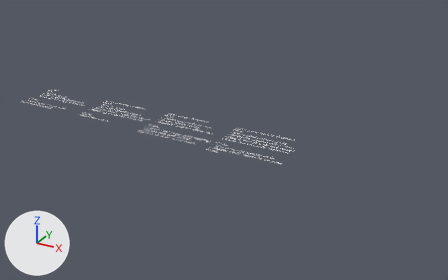
Before and after pictures for a commit that changed the OBJ model GODOT - HexDisplacement/Displacement/InfoMeshes.obj.
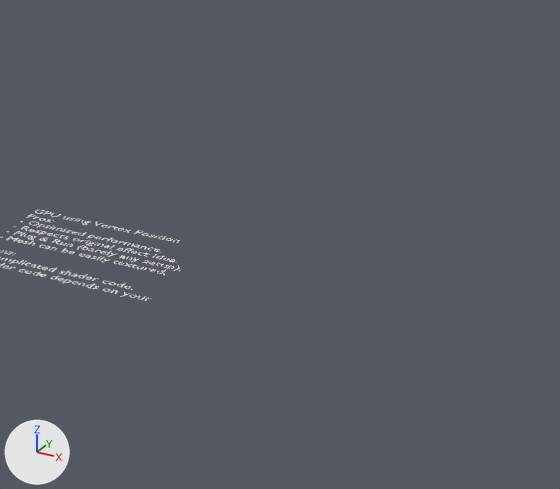
Each version appears first whole from a 50 mm camera at (29.8, -44.4, 20.4) aimed at (4.8, 0.9, -2.3), and next in a close-up on the part from 50% to 100% of the width and 15% to 86% of the height. Lighting does not change. The marker at lower left points along +X, +Y and +Z. Where no turn or scale is listed for an object, it has been applied to the vertices.

In view in the first close-up: 'Text.003_Text.004'.
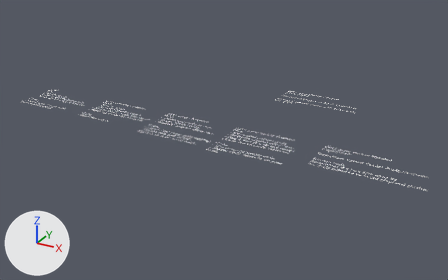
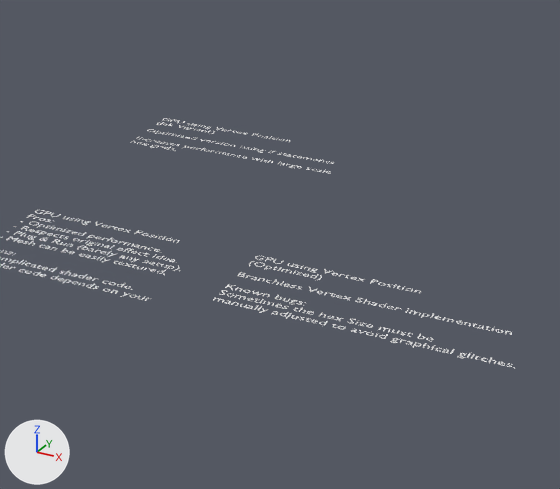
What differs and where, as boxes [x1, y1, x2, y2] in the close-ups (560 x 489 px):
'Text.004_Text.001', added
    after: [213, 256, 515, 368]
'Text.005_Text.006', added
    after: [130, 118, 334, 174]

The change in detail:
Mesh me_text_005_text_006 is new.
It has 2067 vertices, 1903 faces and spans x 7.02..14.84, y 6.89..10.35, z 0.0.
It uses material mat_textmat (white #e7e7e7).
Mesh me_text_004_text_001 is new.
It has 2690 vertices, 2484 faces and spans x 15.02..24.0, y -4.61..-0.65, z 0.0.
It uses material mat_textmat (white #e7e7e7).
Object 'Text.005_Text.006' (ob_text_005_text_006) is new; it shows me_text_005_text_006.
Its location is (0.0, 0.0, 0.0).
Object 'Text.004_Text.001' (ob_text_004_text_001) is new; it shows me_text_004_text_001.
Its location is (0.0, 0.0, 0.0).
